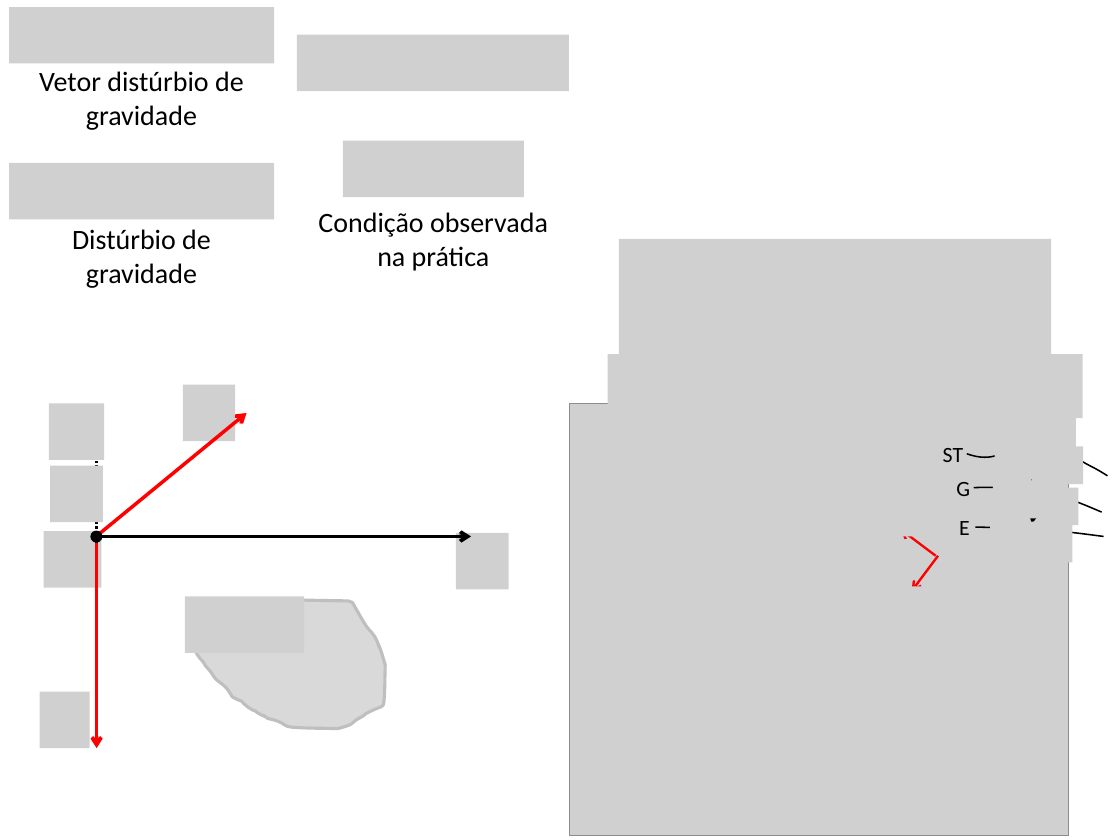
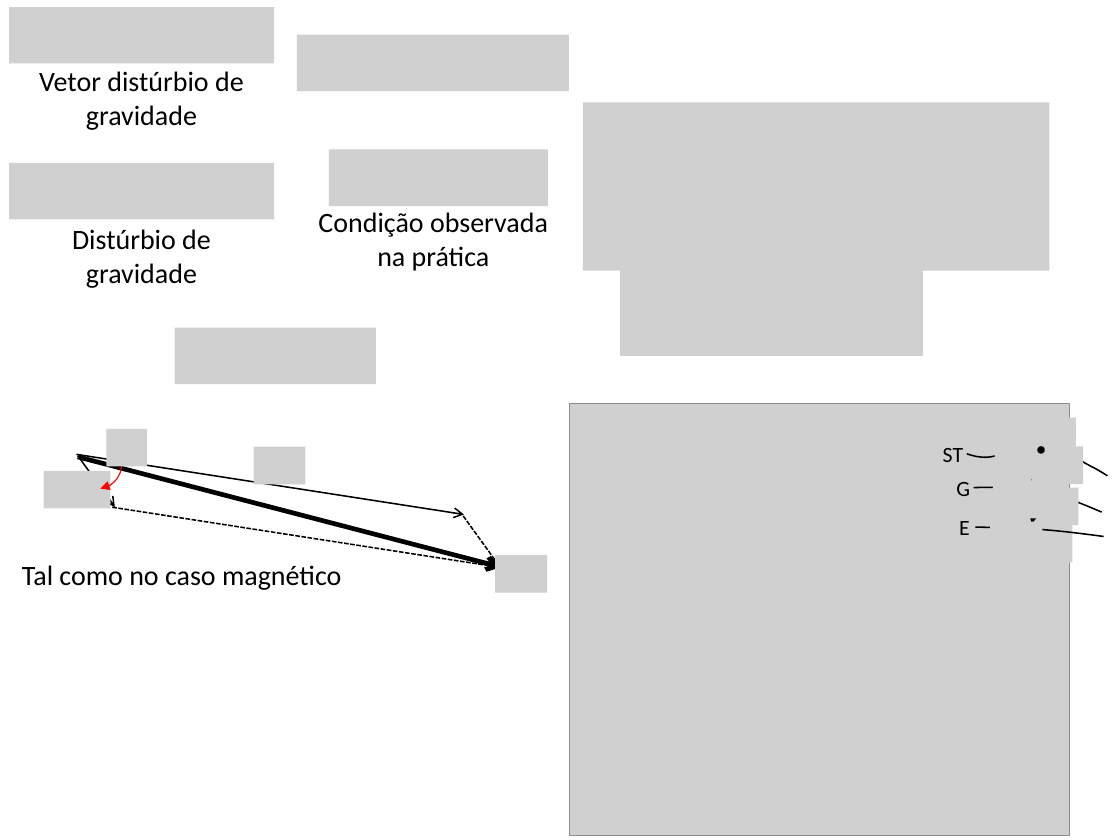
Before and after one commit to pinga-lab/CE-VII-SimBGf-2016, a slide deck: slide 13 of slides/5b_disturbio_gravidade.pptx (slide 16 before the commit). Drawn at 1120x840 pixels with LibreOffice and Linux fonts; fonts in the diff are those of the drawing; grey boxes stand for pictures. Boxes give left, top, right and bottom in pixels: in the first picture for what was removed or moved away, otherwise in the second. Text is boxed around its words. In the diff, an @@ line names an element or a change of style, - is before the commit and + after.

```diff
--- a/slides/5b_disturbio_gravidade.pptx
+++ b/slides/5b_disturbio_gravidade.pptx
@@ picture added at bbox=[582, 103, 1049, 271] @@
@@ picture: place and size @@
-picture at bbox=[343, 141, 524, 197]
+picture at bbox=[329, 149, 549, 206]
@@ picture: place and size @@
-picture at bbox=[619, 239, 1052, 363]
+picture at bbox=[620, 255, 923, 356]
@@ picture added at bbox=[175, 328, 376, 384] @@
@@ picture removed at bbox=[608, 354, 1083, 418] @@
@@ picture removed at bbox=[183, 385, 235, 441] @@
@@ picture removed at bbox=[49, 403, 104, 459] @@
@@ arrow removed from (96, 536) to (246, 413) @@
@@ arc (boxed as its full ellipse) added at bbox=[69, 437, 125, 492], outline #FF0000 0.75 pt @@
@@ picture added at bbox=[106, 429, 147, 467] @@
@@ picture added at bbox=[254, 447, 306, 485] @@
@@ ellipse added at bbox=[1039, 448, 1044, 452], fill #000000, outline #000000 2 pt @@
@@ picture: place and size @@
-picture at bbox=[50, 466, 103, 522]
+picture at bbox=[44, 470, 111, 508]
@@ arrow added from (76, 455) to (464, 514), #000000 1 pt @@
@@ arrow added from (77, 456) to (115, 507), #000000 1 pt @@
@@ arrow added from (77, 457) to (501, 567), #000000 3 pt @@
@@ line removed from (96, 542) to (96, 455) @@
@@ arrow moved from (96, 536) - (472, 536) to (112, 507) - (501, 568) @@
@@ arrow (112, 507) - (501, 568): arrow to line; stroke #000000 2.25 pt to #000000 1 pt dashed @@
@@ picture removed at bbox=[896, 492, 941, 536] @@
@@ picture removed at bbox=[44, 531, 102, 587] @@
@@ ellipse removed at bbox=[92, 532, 101, 541] @@
@@ arrow removed from (96, 536) to (96, 748) @@
@@ picture removed at bbox=[456, 533, 508, 589] @@
@@ line added from (464, 516) to (501, 568), #000000 1 pt dashed @@
@@ arrow removed from (935, 556) to (900, 530) @@
@@ text added at bbox=[22, 565, 341, 590], 18 pt, text #000000 @@
+Tal como no caso magnético
@@ picture added at bbox=[495, 554, 547, 592] @@
@@ arrow removed from (939, 556) to (912, 591) @@
@@ picture removed at bbox=[185, 596, 304, 652] @@
@@ freeform shape removed at bbox=[190, 599, 385, 728] @@
@@ picture removed at bbox=[886, 587, 930, 632] @@
@@ picture removed at bbox=[39, 692, 90, 748] @@
```
Also in this commit, not shown: 11 other slides changed, 1 slide removed.
